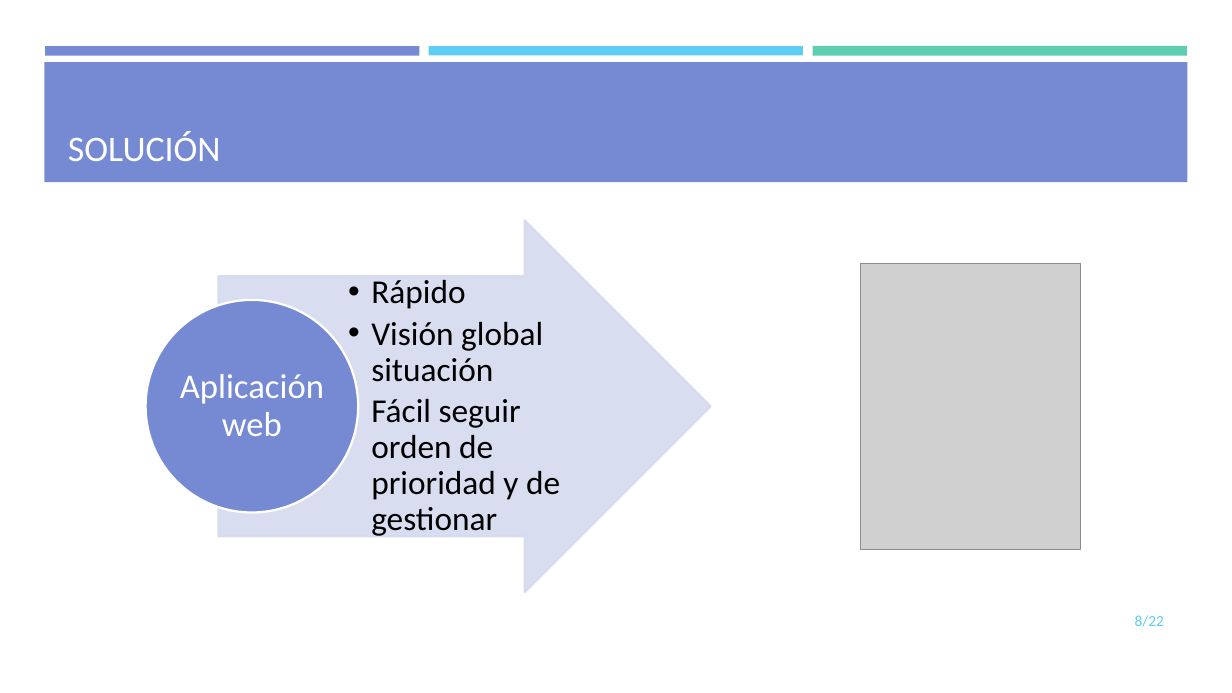
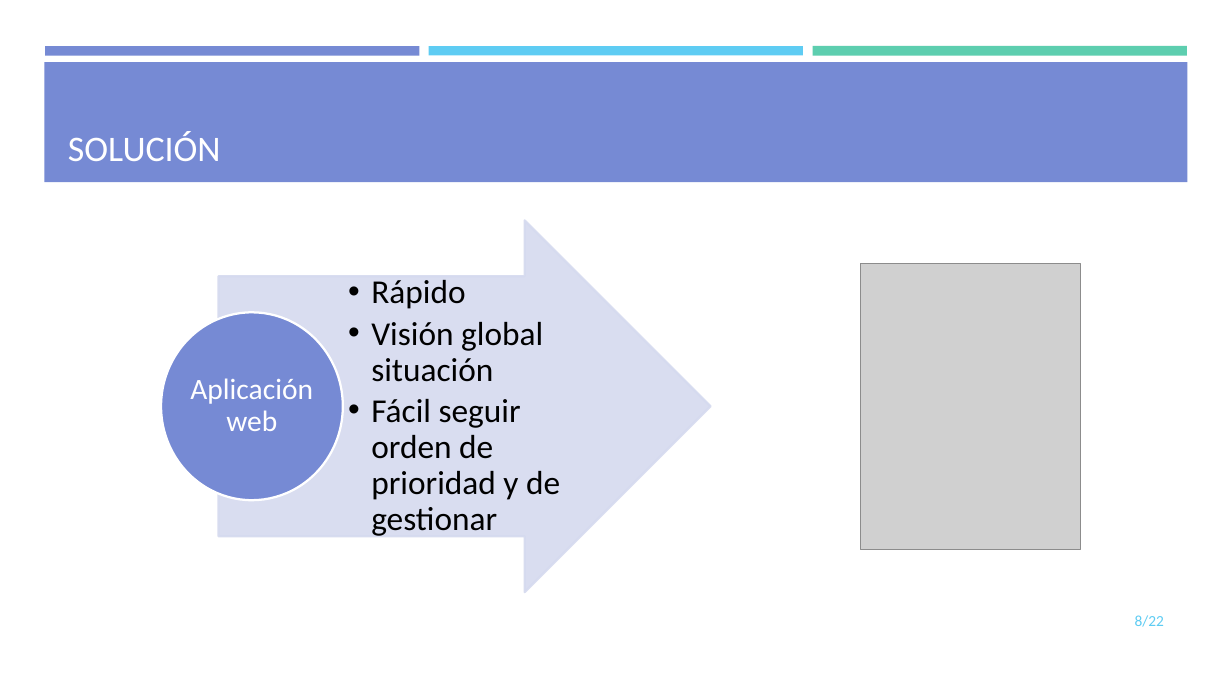
Before and after one commit to mdlunag/tfg, a slide deck: slide 8 of tfg_presentacio.pptx. Drawn at 1232x693 pixels with LibreOffice and Linux fonts; fonts in the diff are those of the drawing; grey boxes stand for pictures. Boxes give left, top, right and bottom in pixels: in the first picture for what was removed or moved away, otherwise in the second. Text is boxed around its words. In the diff, an @@ line names an element or a change of style, - is before the commit and + after.

```diff
--- a/tfg_presentacio.pptx
+++ b/tfg_presentacio.pptx
@@ ellipse: place and size @@
-ellipse at bbox=[146, 300, 359, 513]
+ellipse at bbox=[161, 312, 343, 500]
@@ text "Aplicación web": place and size @@
-text "Aplicación web" at bbox=[180, 374, 324, 436]
+text "Aplicación web" at bbox=[190, 378, 313, 431]
@@ text "Aplicación web" at bbox=[190, 378, 313, 431]: size 27 to 23 pt; less space between paragraphs @@
```
Also in this commit, not shown: 8 other slides changed, 7 slides added, 9 slides removed.
